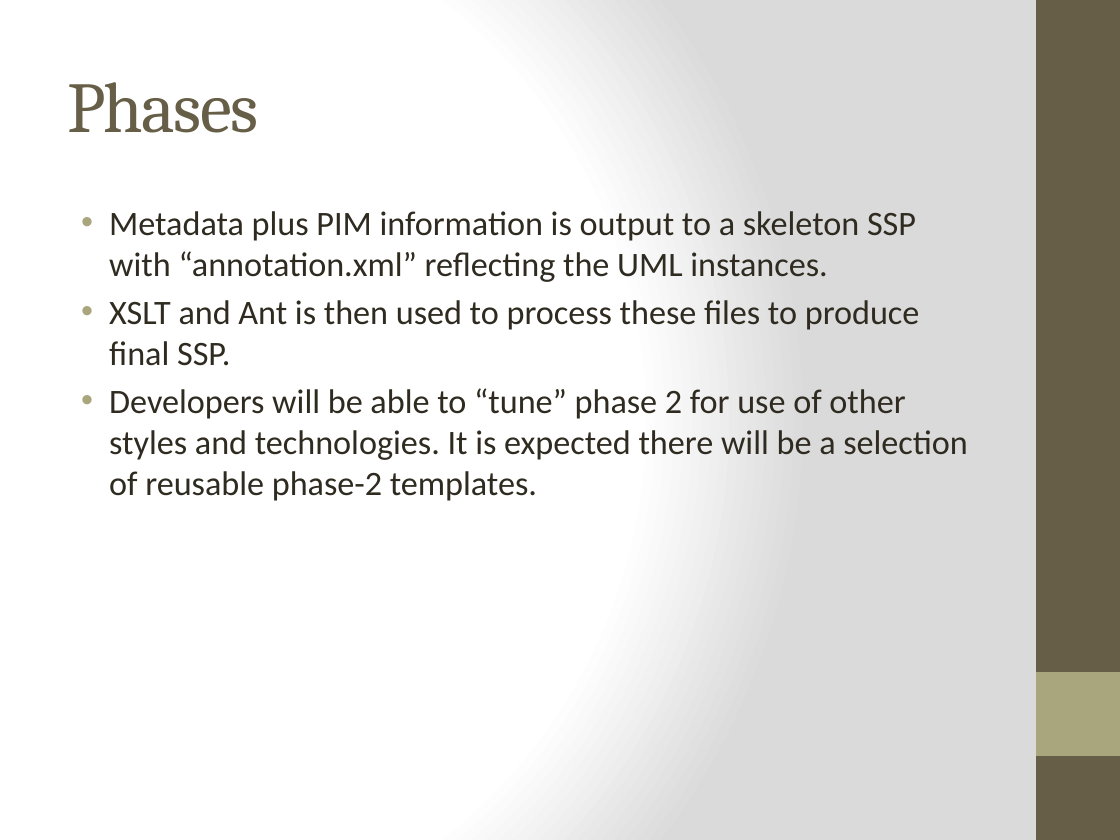
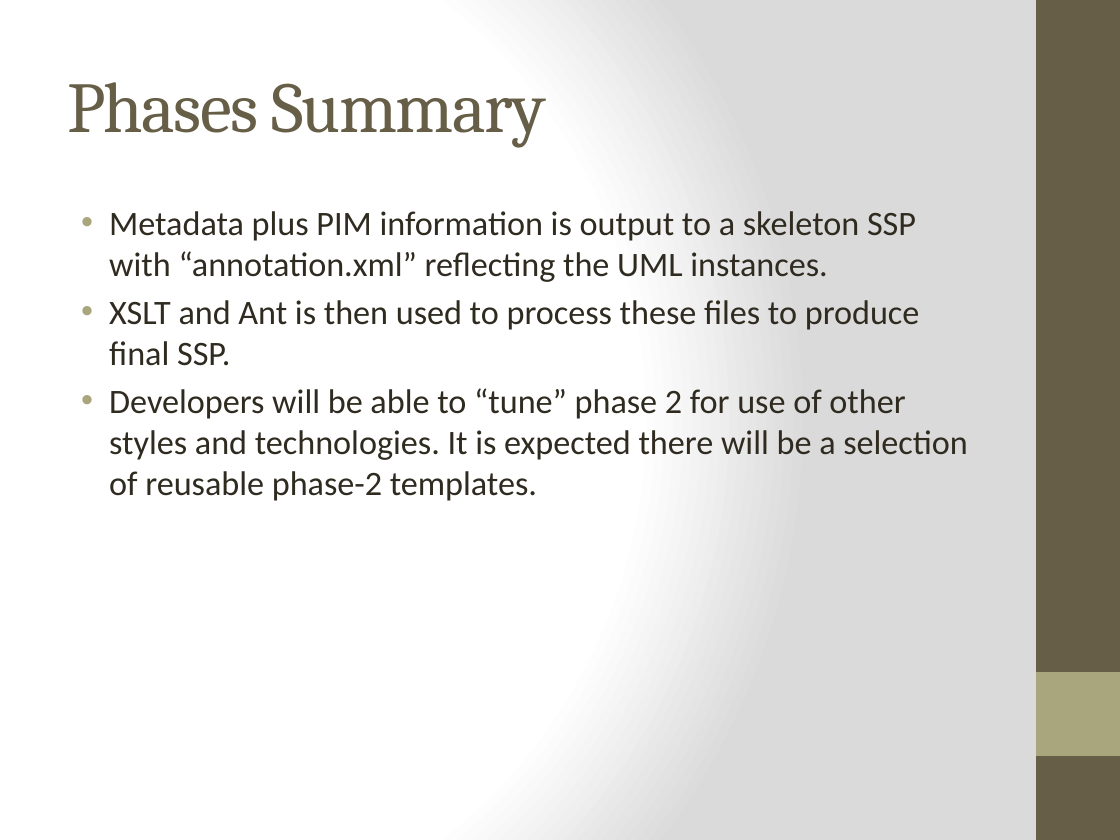
Before and after one commit to GRA-UML/specification, a slide deck: slide 23 of Discussion Documents/GRA UML OMG Initial Submission.pptx. Drawn at 1120x840 pixels with LibreOffice and Linux fonts; fonts in the diff are those of the drawing. Boxes give left, top, right and bottom in pixels: in the first picture for what was removed or moved away, otherwise in the second. Text is boxed around its words. In the diff, an @@ line names an element or a change of style, - is before the commit and + after.

```diff
--- a/Discussion Documents/GRA UML OMG Initial Submission.pptx
+++ b/Discussion Documents/GRA UML OMG Initial Submission.pptx
@@ title at <box>67,82,546,147</box>: text changed @@
-Phases
+Phases Summary
```
Also in this commit, not shown: 4 other slides changed, 1 other file.
